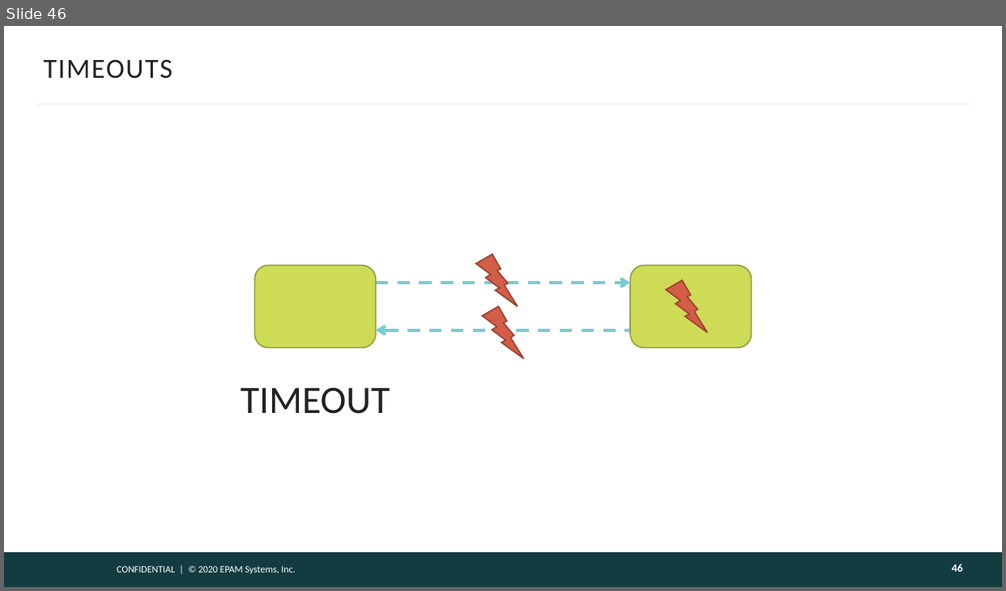
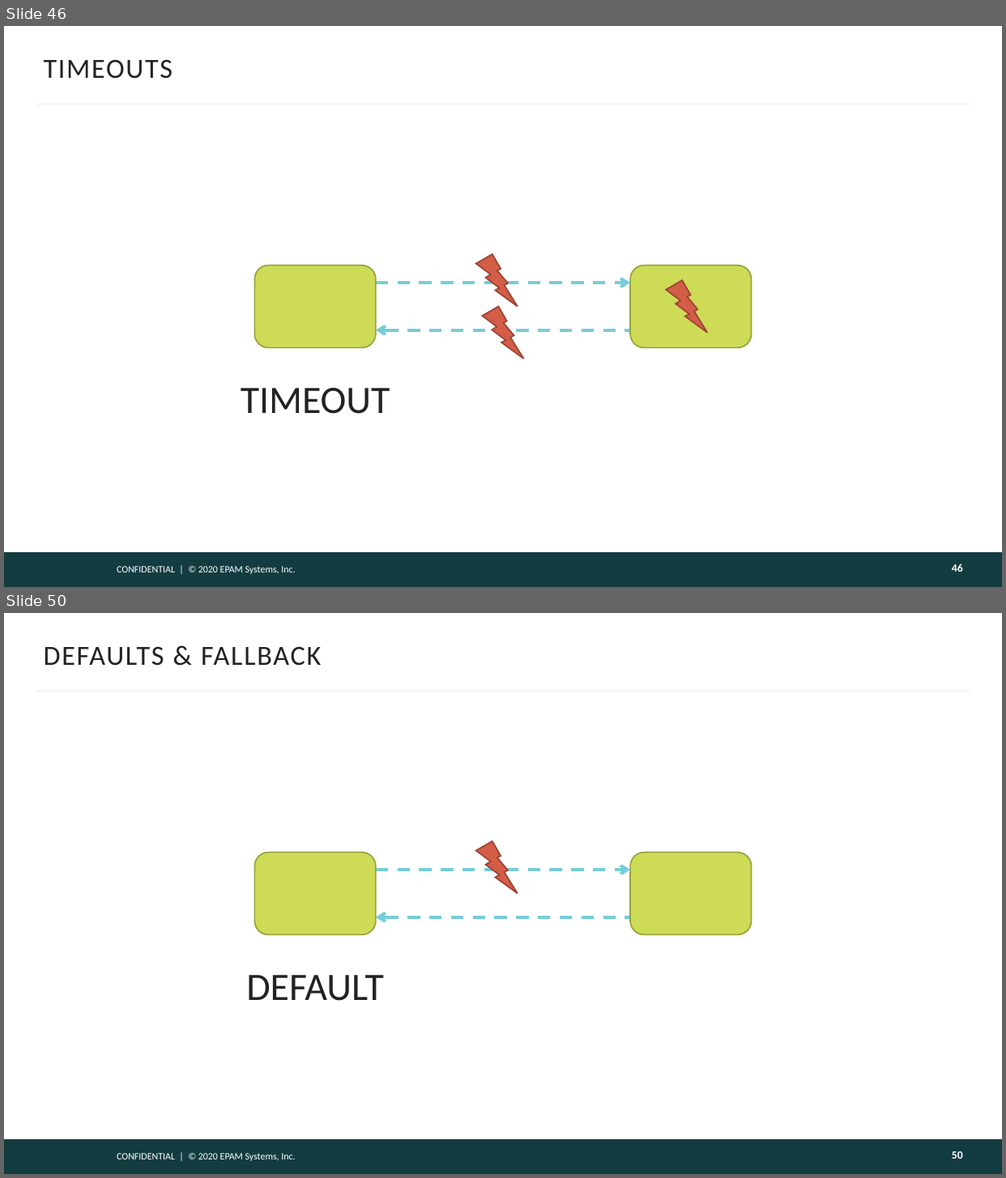
Before and after one commit to gitaroktato/introduction-to-microservices, a slide deck: lecture_3_microservice_patterns.pptx. Shown one above the other, each under a label of ours: slide 46 before the commit, slides 46 and 50 after it; the slides between them are not shown. The pictures are 1006x591 and 1006x1178 pixels, drawn with LibreOffice and Linux fonts; fonts in the diff are those of the drawing; background and template pictures are left out. Boxes give left, top, right and bottom in pixels: in the first picture for what was removed or moved away, otherwise in the second. Text is boxed around its words. In the diff, an @@ line names an element or a change of style, - is before the commit and + after.

```diff
--- a/lecture_3_microservice_patterns.pptx
+++ b/lecture_3_microservice_patterns.pptx
@@ slide 50 added at (x1=4, y1=613, x2=1002, y2=1174), background #FFFFFF; not listed: 3 template elements that a slide beside it also shows @@
@@ title added at (x1=44, y1=646, x2=321, y2=666), 20 pt, text #222222 @@
+DEFAULTS & FALLBACK
@@ rounded rectangle added at (x1=254, y1=853, x2=375, y2=935), fill #CEDB56, outline #98A240 1 pt @@
@@ lightning bolt added at (x1=476, y1=841, x2=517, y2=893), fill #D35D47, outline #9C4535 1 pt @@
@@ rounded rectangle added at (x1=631, y1=853, x2=752, y2=935), fill #CEDB56, outline #98A240 1 pt @@
@@ arrow added from (375, 870) to (631, 870), #76CDD8 2.25 pt dashed @@
@@ arrow added from (631, 918) to (375, 918), #76CDD8 2.25 pt dashed @@
@@ text added at (x1=246, y1=975, x2=384, y2=1001), 28 pt, text #222222 @@
+DEFAULT
@@ page number added at (x1=952, y1=1152, x2=963, y2=1159), 8 pt, text #FEFEFE, bold @@
+50
```
Also in this commit, not shown: 1 slide changed, 3 other slides added.
